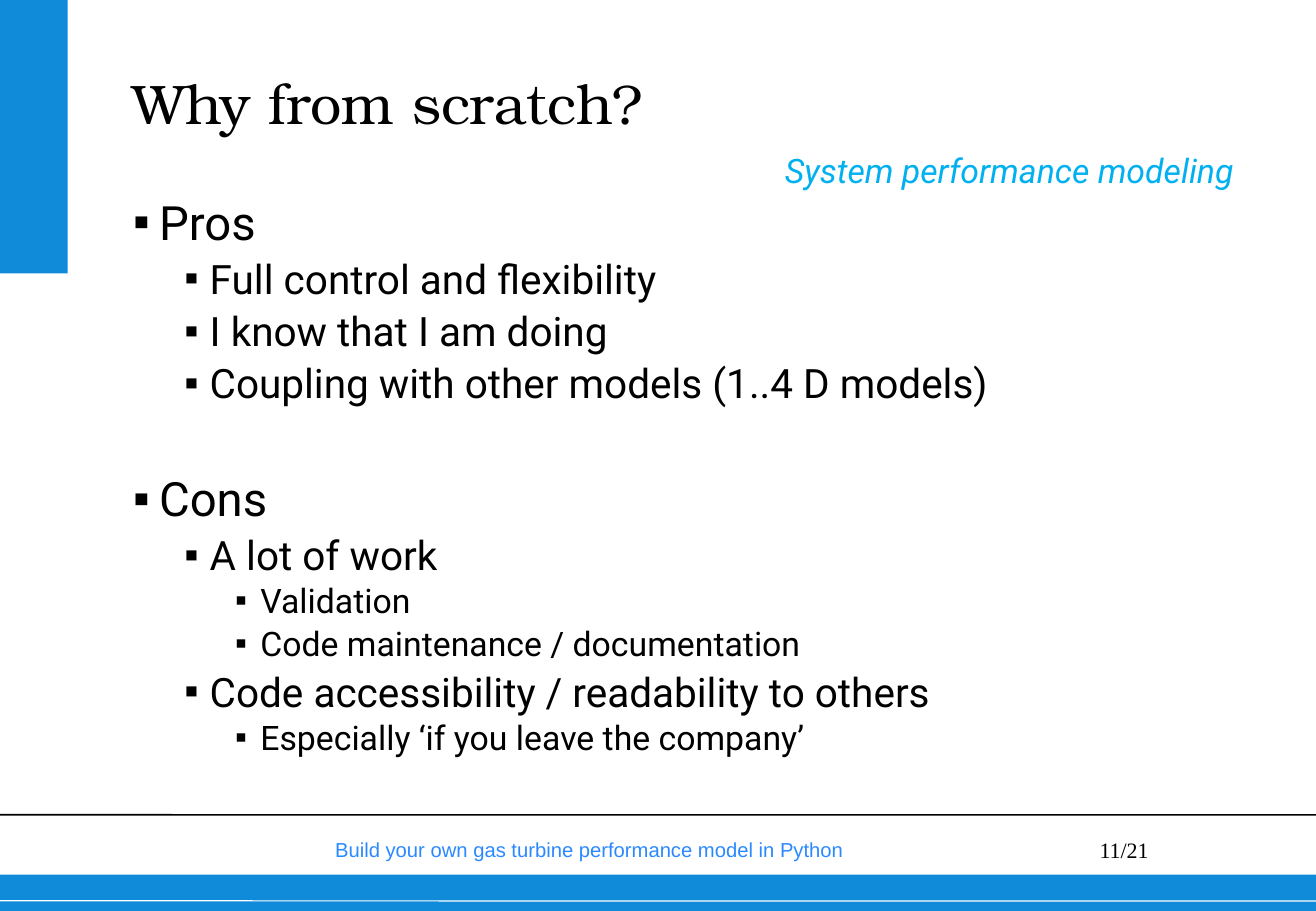
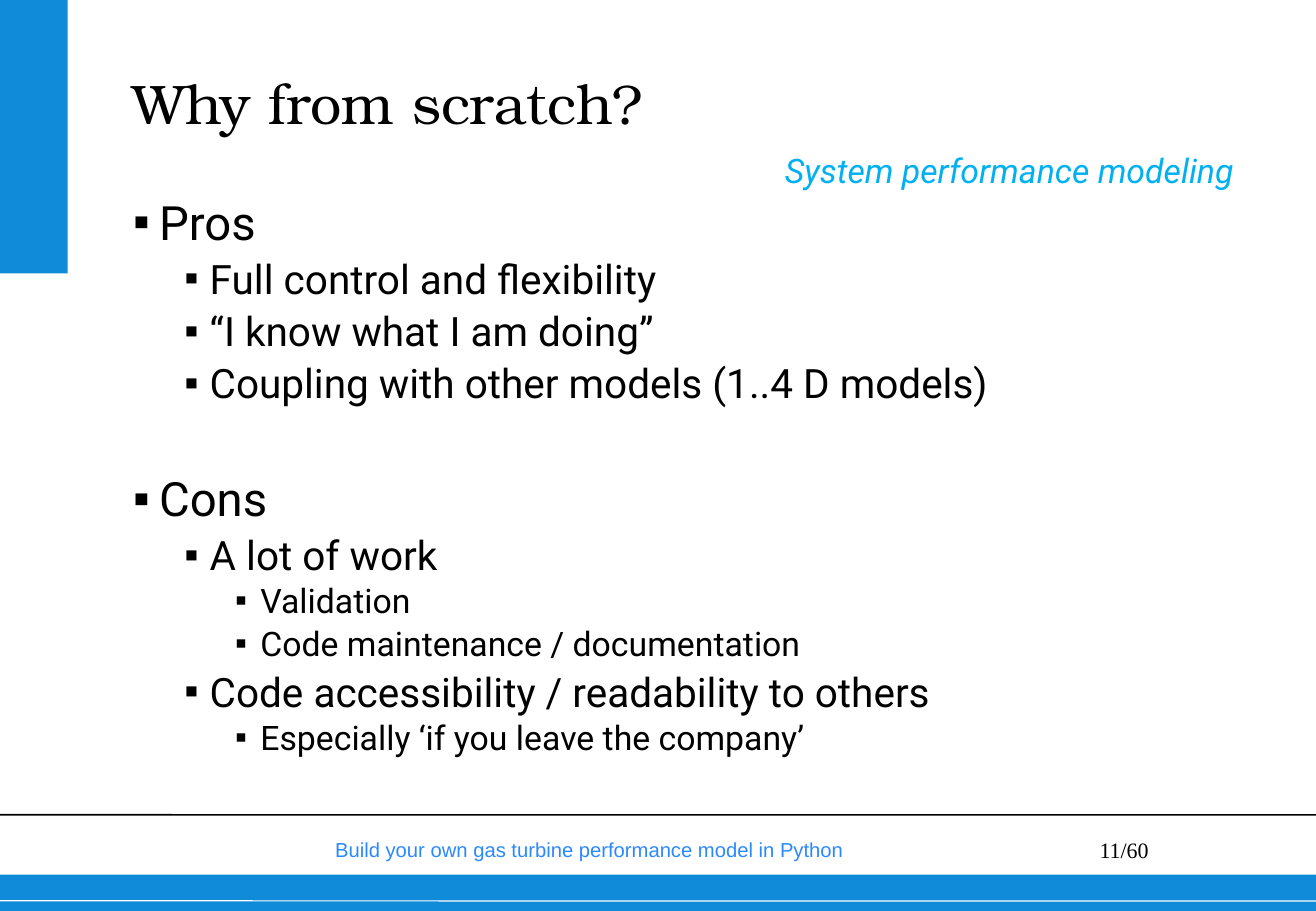
Before and after one commit to wvisser1958/GSPy, a slide deck: slide 11 of doc/Build your own gas turbine performance model from scratch.pptx. Drawn at 1316x911 pixels with LibreOffice and Linux fonts; fonts in the diff are those of the drawing; background and template pictures are left out. Boxes give left, top, right and bottom in pixels: in the first picture for what was removed or moved away, otherwise in the second. Text is boxed around its words. In the diff, an @@ line names an element or a change of style, - is before the commit and + after.

```diff
--- a/doc/Build your own gas turbine performance model from scratch.pptx
+++ b/doc/Build your own gas turbine performance model from scratch.pptx
@@ text at [210,315,653,355]: text changed @@
-  ▪ I know that I am doing
+  ▪ “I know what I am doing”
@@ page number at [1100,843,1149,859]: text changed @@
-11/21
+11/60
```
Also in this commit, not shown: 11 other slides changed, 15 slides added, 29 slides removed, 2 other files.
